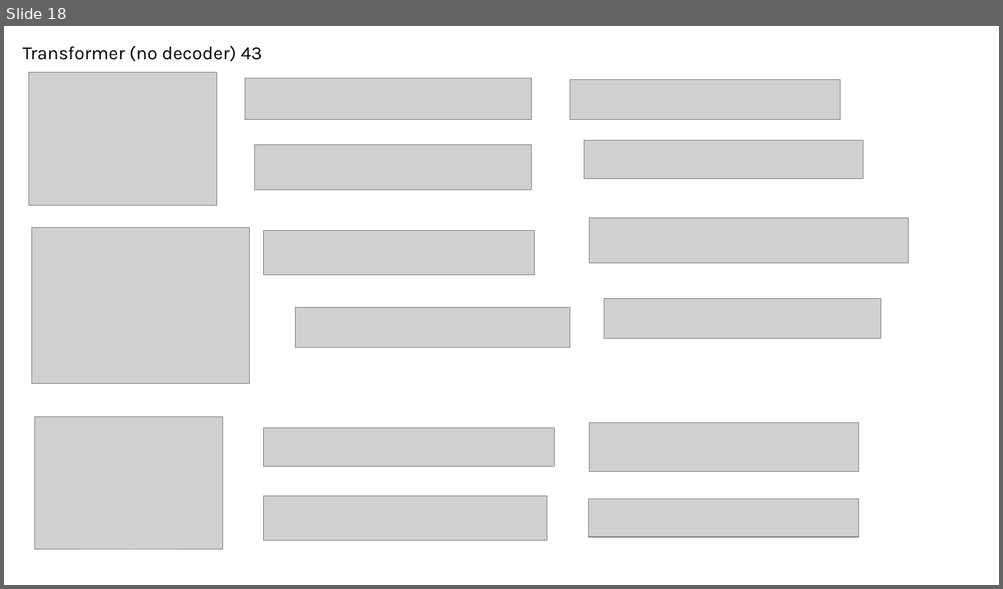
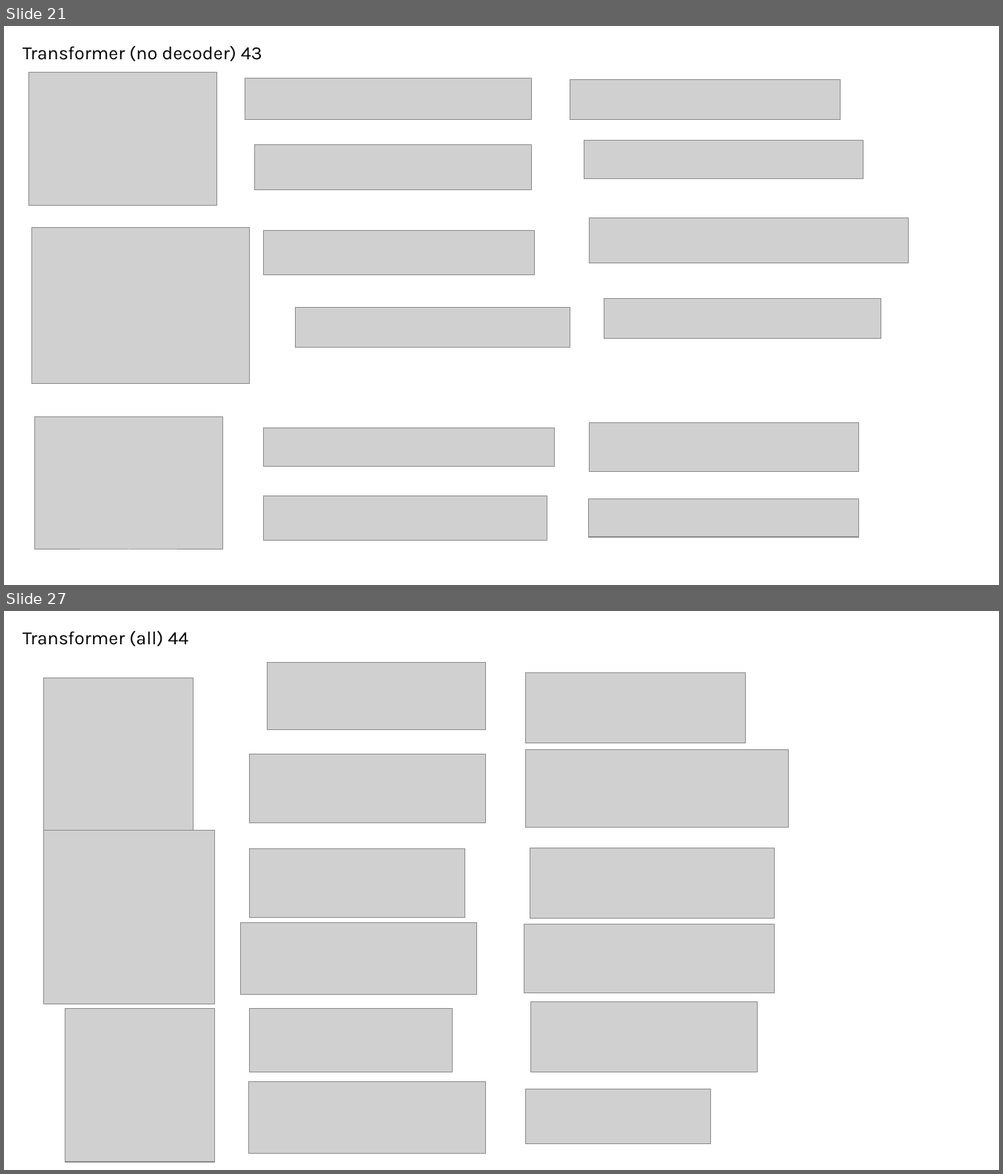
Before and after one commit to brianshih95/Intraoperative-Hypotension-Prediction, a slide deck: result.pptx. Shown one above the other, each under a label of ours: slide 18 before the commit, slides 21 and 27 after it; the slides between them are not shown. The pictures are 1003x589 and 1003x1174 pixels, drawn with LibreOffice and Linux fonts; fonts in the diff are those of the drawing; grey boxes stand for pictures. Boxes give left, top, right and bottom in pixels: in the first picture for what was removed or moved away, otherwise in the second. Text is boxed around its words. In the diff, an @@ line names an element or a change of style, - is before the commit and + after.

```diff
--- a/result.pptx
+++ b/result.pptx
@@ slide 27 added at <box>4,611,999,1170</box>, background #FFFFFF @@
@@ text added at <box>22,631,188,647</box>, 18 pt, text #000000 @@
+Transformer (all) 44
@@ picture added at <box>267,663,486,730</box> @@
@@ picture added at <box>526,673,745,743</box> @@
@@ picture added at <box>43,678,193,830</box> @@
@@ picture added at <box>250,755,486,823</box> @@
@@ picture added at <box>526,750,788,827</box> @@
@@ picture added at <box>43,831,214,1004</box> @@
@@ picture added at <box>250,849,464,917</box> @@
@@ picture added at <box>530,849,775,918</box> @@
@@ picture added at <box>241,923,477,994</box> @@
@@ picture added at <box>524,924,775,993</box> @@
@@ picture added at <box>65,1009,214,1163</box> @@
@@ picture added at <box>250,1009,452,1073</box> @@
@@ picture added at <box>531,1002,757,1072</box> @@
@@ picture added at <box>249,1082,486,1154</box> @@
@@ picture added at <box>526,1090,711,1145</box> @@
@@ what was slide 18 is now slide 21 @@
```
Also in this commit, not shown: 10 other slides added, 23 other files.
